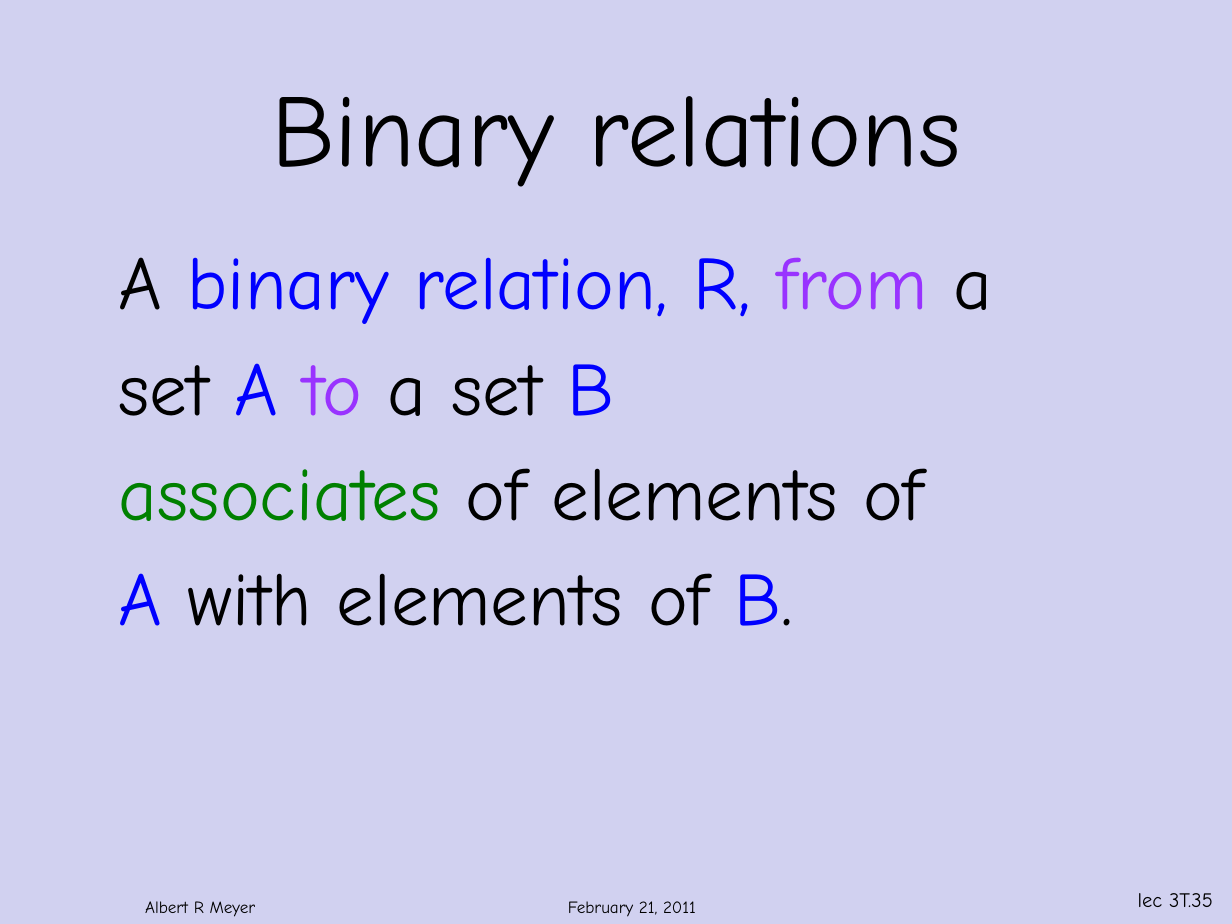
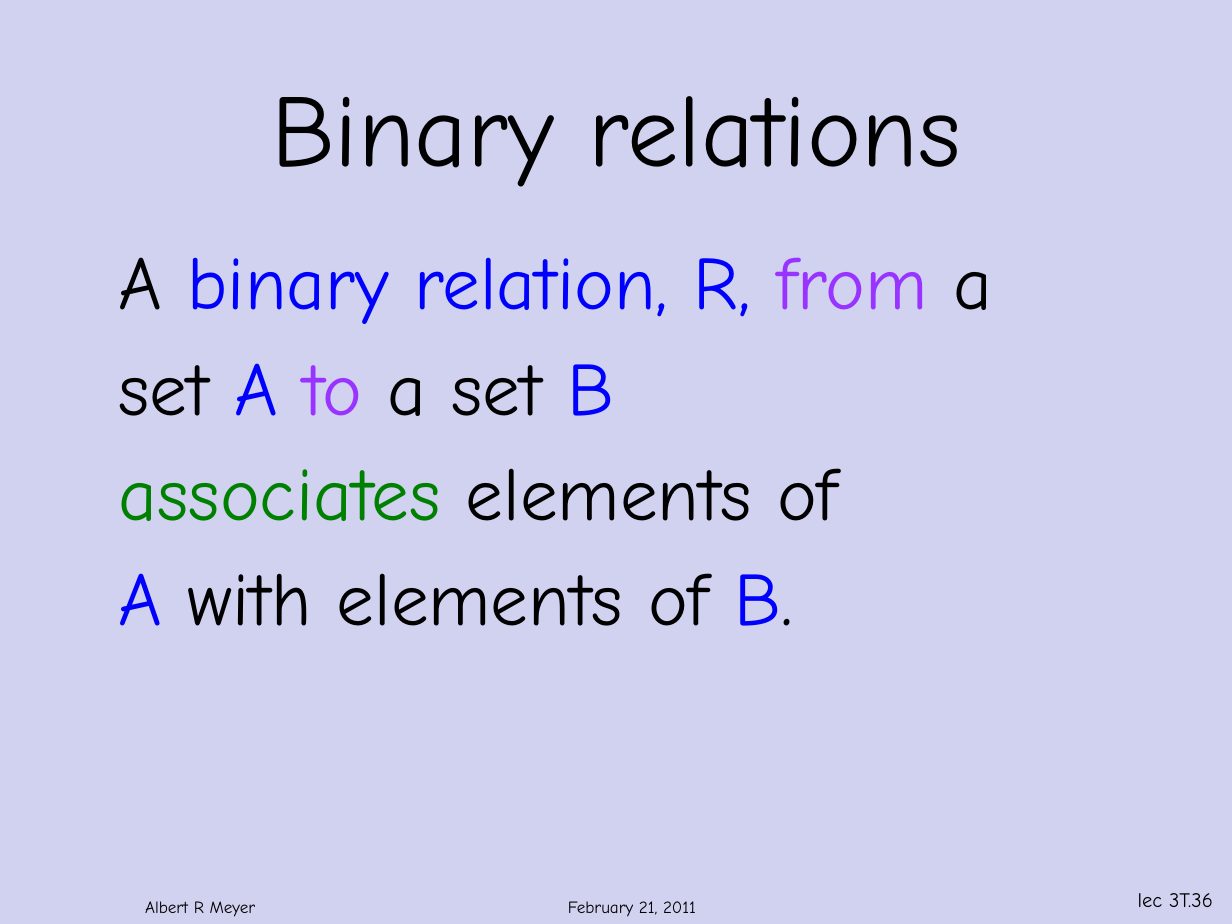
Before and after one commit to armeyer/mcs_web, a slide deck: slide 36 of spring12/slidesS12/relations.pptx (slide 35 before the commit). Drawn at 1232x924 pixels with LibreOffice and Linux fonts; fonts in the diff are those of the drawing; background and template pictures are left out. Boxes give left, top, right and bottom in pixels: in the first picture for what was removed or moved away, otherwise in the second. Text is boxed around its words. In the diff, an @@ line names an element or a change of style, - is before the commit and + after.

```diff
--- a/spring12/slidesS12/relations.pptx
+++ b/spring12/slidesS12/relations.pptx
@@ text at (x1=119, y1=468, x2=838, y2=521): text changed; text colour #000000 to #008000 @@
-associates of elements of
+associates elements of
@@ page number at (x1=1138, y1=893, x2=1213, y2=907): text changed @@
-lec 3T.35
+lec 3T.36
```
Also in this commit, not shown: 17 other slides changed, 2 slides added, 1 slide removed.
